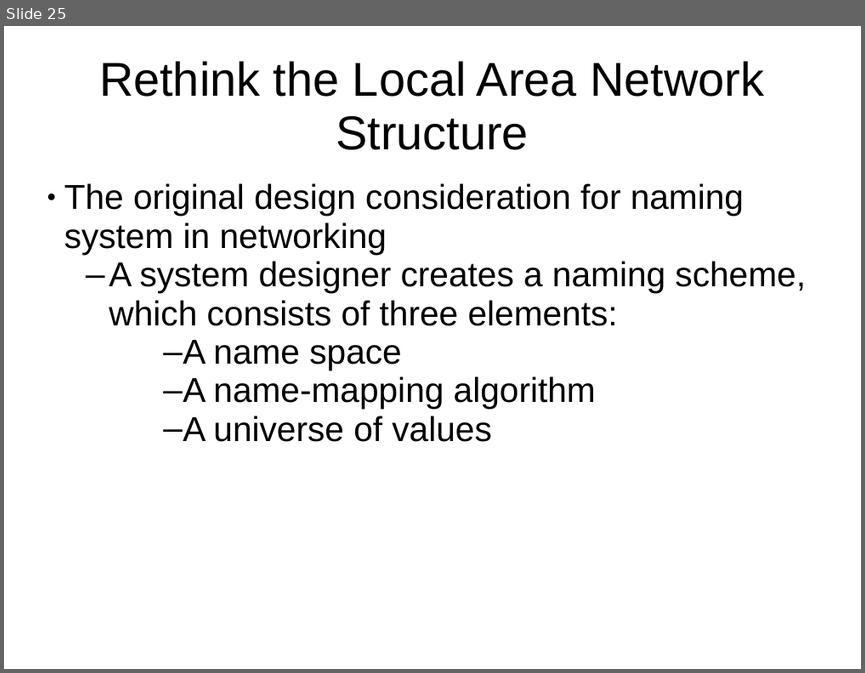
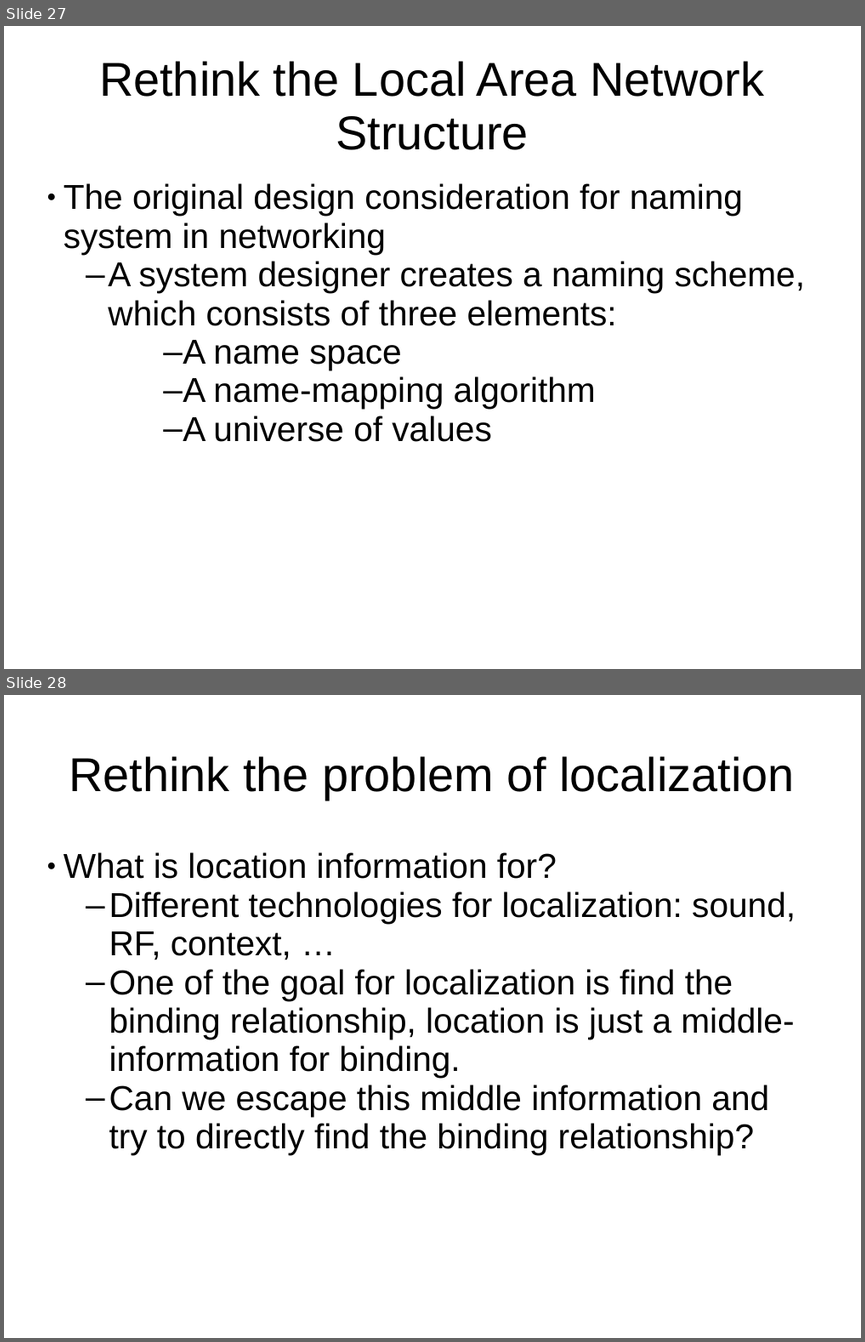
Before and after one commit to HSID/Ubuntu-Desktop, a slide deck: Enhanced-Smart-Home-Assistant.ppt. Shown one above the other, each under a label of ours: slide 25 before the commit, slides 27 and 28 after it. The pictures are 865x673 and 865x1342 pixels, drawn with LibreOffice and Linux fonts; fonts in the diff are those of the drawing. Boxes give left, top, right and bottom in pixels: in the first picture for what was removed or moved away, otherwise in the second. Text is boxed around its words. In the diff, an @@ line names an element or a change of style, - is before the commit and + after.

```diff
--- a/Enhanced-Smart-Home-Assistant.ppt
+++ b/Enhanced-Smart-Home-Assistant.ppt
@@ slide 28 added at (4,695,861,1338), background #FFFFFF @@
@@ title added at (69,756,794,800), 44 pt, text #000000 @@
+Rethink the problem of localization
@@ subtitle added at (64,852,795,1155), 32 pt, text #000000 @@
+● What is location information for?
+  – Different technologies for localization: sound, RF, context, …
+  – One of the goal for localization is find the binding relationship, location is just a middle-information for binding.
+  – Can we escape this middle information and try to directly find the binding relationship?
@@ what was slide 25 is now slide 27 @@
```
Also in this commit, not shown: 24 other slides changed, 11 other slides added, 1 other file.
